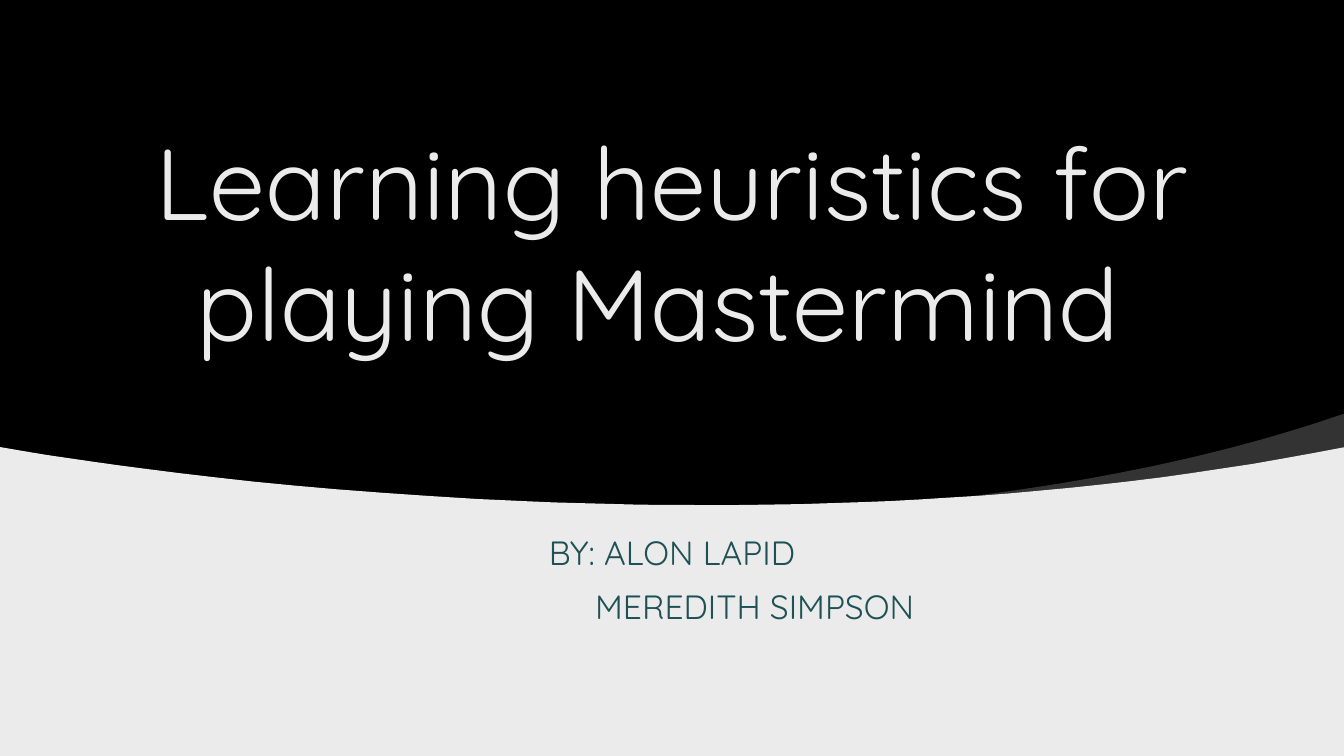
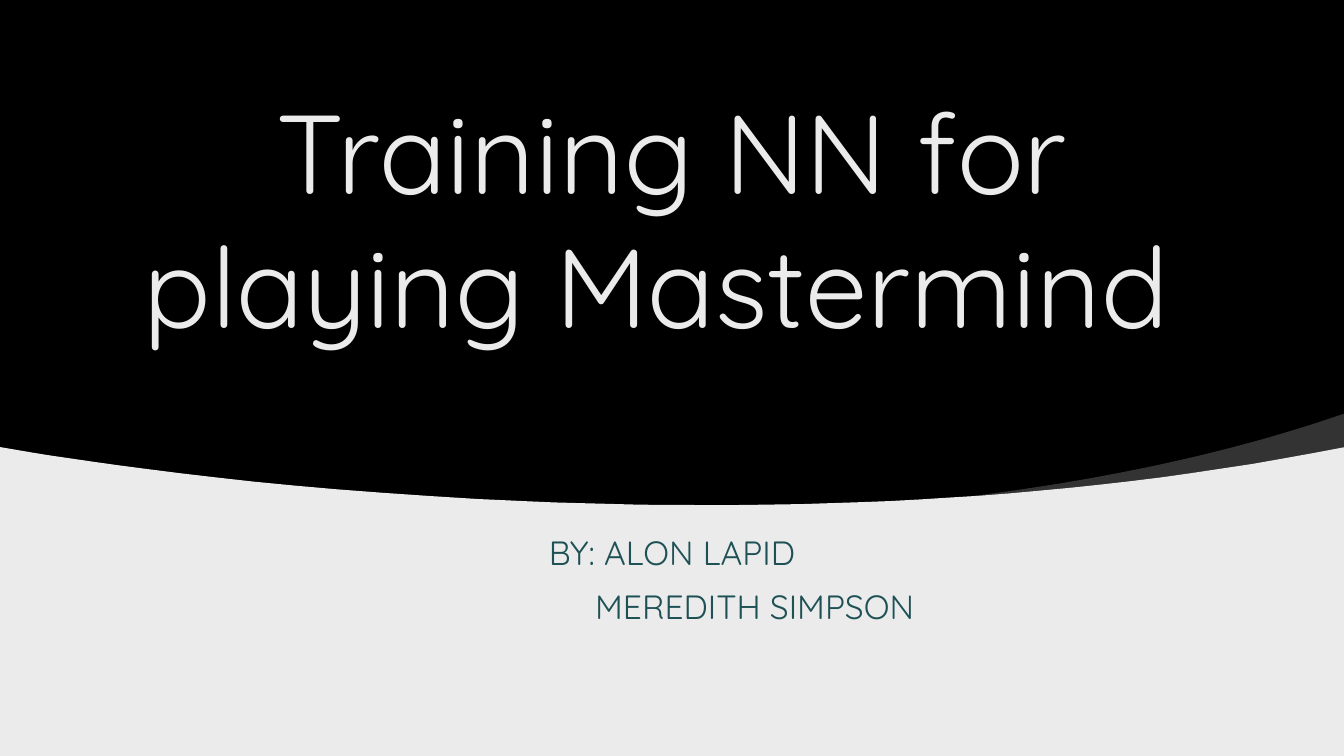
Before and after one commit to gilsh2/final_ai_project, a slide deck: slide 1 of ai_final_project_mastermind.pptx. Drawn at 1344x756 pixels with LibreOffice and Linux fonts; fonts in the diff are those of the drawing; background and template pictures are left out. Boxes give left, top, right and bottom in pixels: in the first picture for what was removed or moved away, otherwise in the second. Text is boxed around its words. In the diff, an @@ line names an element or a change of style, - is before the commit and + after.

```diff
--- a/ai_final_project_mastermind.pptx
+++ b/ai_final_project_mastermind.pptx
@@ title at [144,111,1169,351]: text changed; size 72 to 80 pt @@
-Learning heuristics for playing Mastermind
+Training NN for playing Mastermind
```
Also in this commit, not shown: 7 other slides changed.
